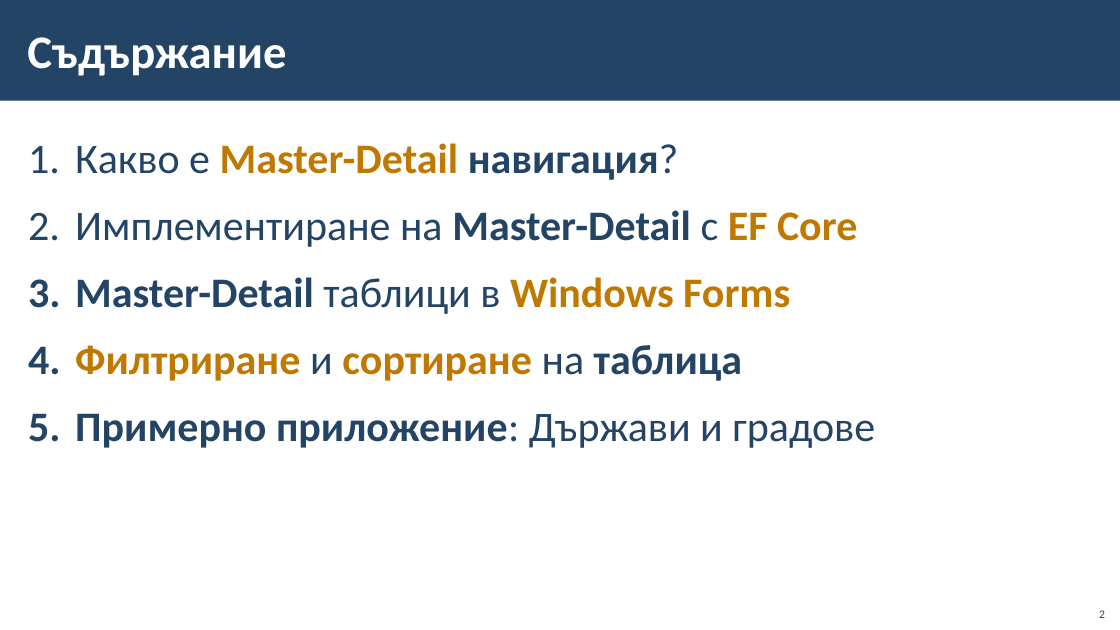
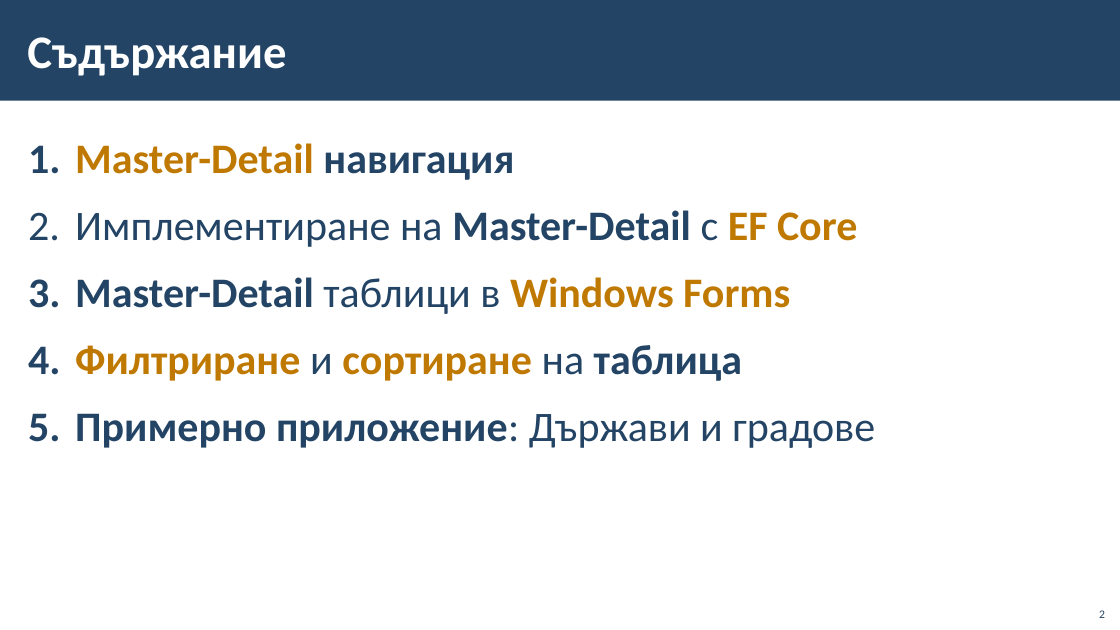
Before and after one commit to BG-IT-Edu/School-Programming, a slide deck: slide 2 of Courses/Software-Sciences/Module-4-Information-Systems-New/08-Navigation-between-Tables/08-Navigation-between-Tables.pptx. Drawn at 1120x630 pixels with LibreOffice and Linux fonts; fonts in the diff are those of the drawing; background and template pictures are left out. Boxes give left, top, right and bottom in pixels: in the first picture for what was removed or moved away, otherwise in the second. Text is boxed around its words. In the diff, an @@ line names an element or a change of style, - is before the commit and + after.

```diff
--- a/Courses/Software-Sciences/Module-4-Information-Systems-New/08-Navigation-between-Tables/08-Navigation-between-Tables.pptx
+++ b/Courses/Software-Sciences/Module-4-Information-Systems-New/08-Navigation-between-Tables/08-Navigation-between-Tables.pptx
@@ text at (75,143,514,180): text changed; text colour #234465 to #BF7800 @@
-1. Какво е Master-Detail навигация?
+1. Master-Detail навигация
```
Also in this commit, not shown: 1 other slide changed.
